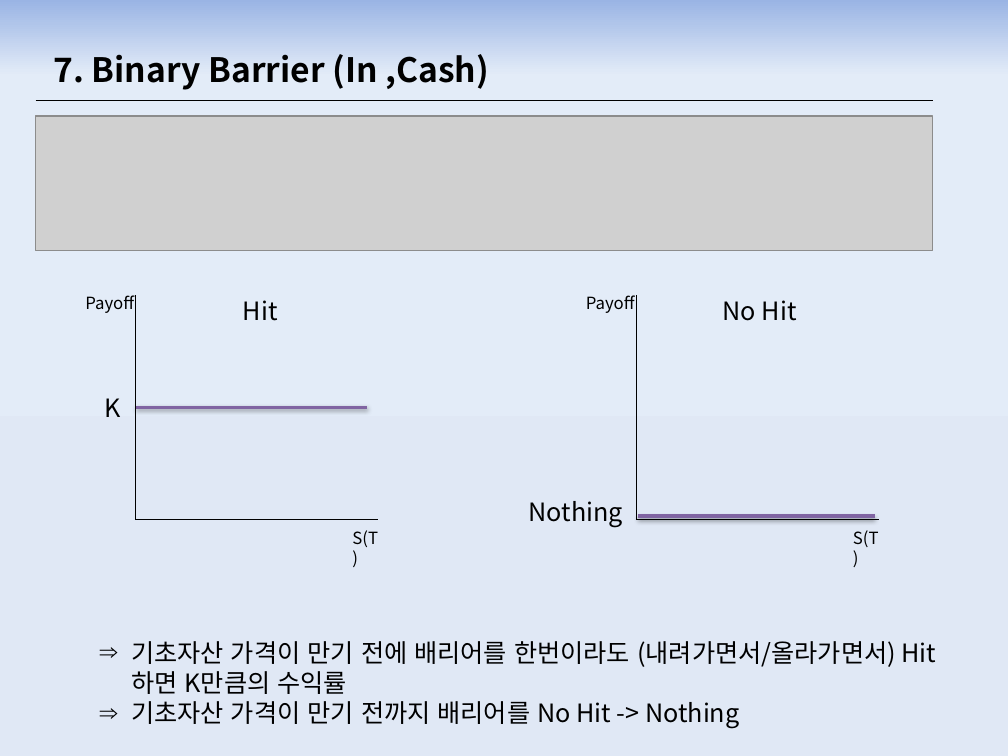
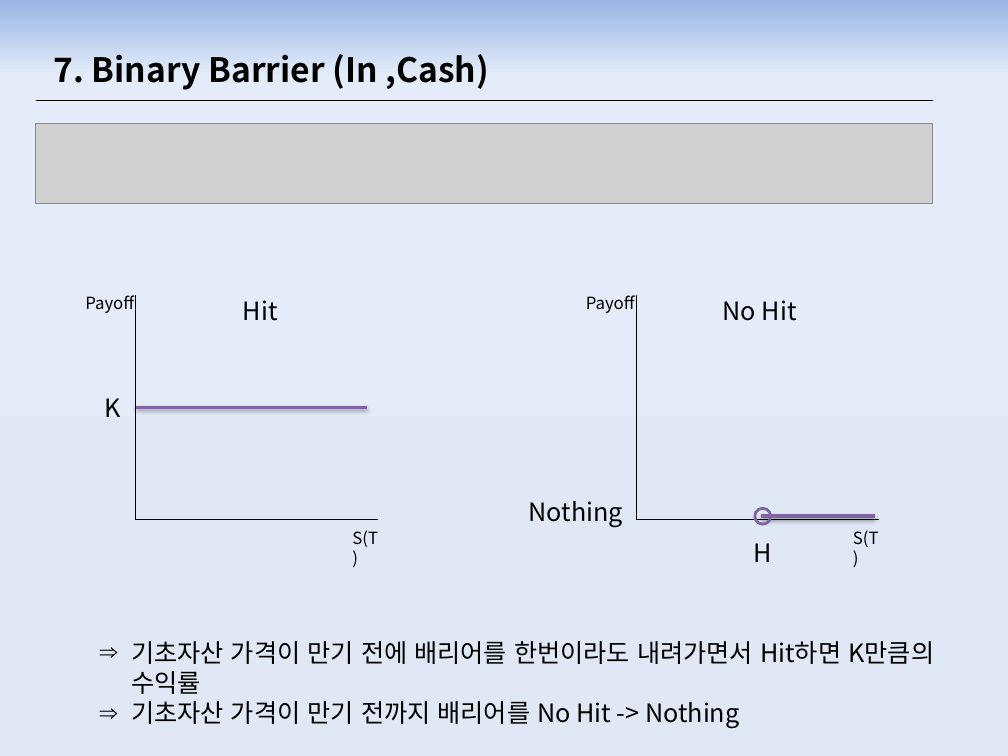
Before and after one commit to zndrke/Financial-Product, a slide deck: slide 14 of 선물옵션/옵션Payoff.pptx (slide 13 before the commit). Drawn at 1008x756 pixels with LibreOffice and Linux fonts; fonts in the diff are those of the drawing; grey boxes stand for pictures. Boxes give left, top, right and bottom in pixels: in the first picture for what was removed or moved away, otherwise in the second. Text is boxed around its words. In the diff, an @@ line names an element or a change of style, - is before the commit and + after.

```diff
--- a/선물옵션/옵션Payoff.pptx
+++ b/선물옵션/옵션Payoff.pptx
@@ picture: place and size @@
-picture at (35, 116, 932, 251)
+picture at (35, 124, 932, 204)
@@ ellipse added at (755, 508, 771, 524), outline #8064A2 2 pt @@
@@ line moved from (638, 516) - (875, 516) to (761, 516) - (875, 516) @@
@@ text added at (754, 543, 772, 562), 18 pt, text #000000 @@
+H
@@ text at (131, 641, 934, 694): text changed @@
-⇒ 기초자산 가격이 만기 전에 배리어를 한번이라도 (내려가면서/올라가면서) Hit하면 K만큼의 수익률
+⇒ 기초자산 가격이 만기 전에 배리어를 한번이라도 내려가면서 Hit하면 K만큼의 수익률
```
Also in this commit, not shown: 12 other slides changed, 3 slides added, 2 other files.
